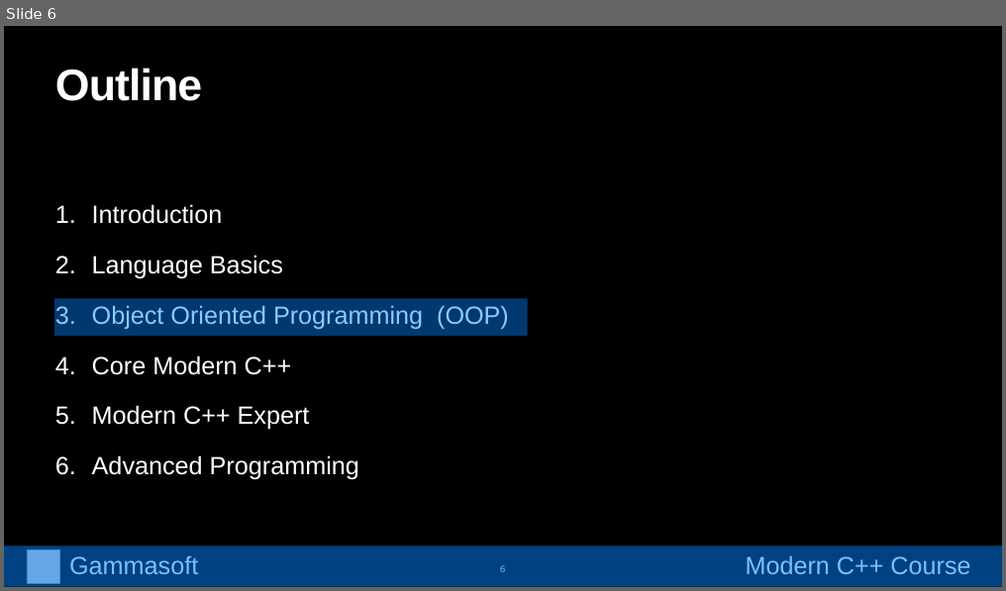
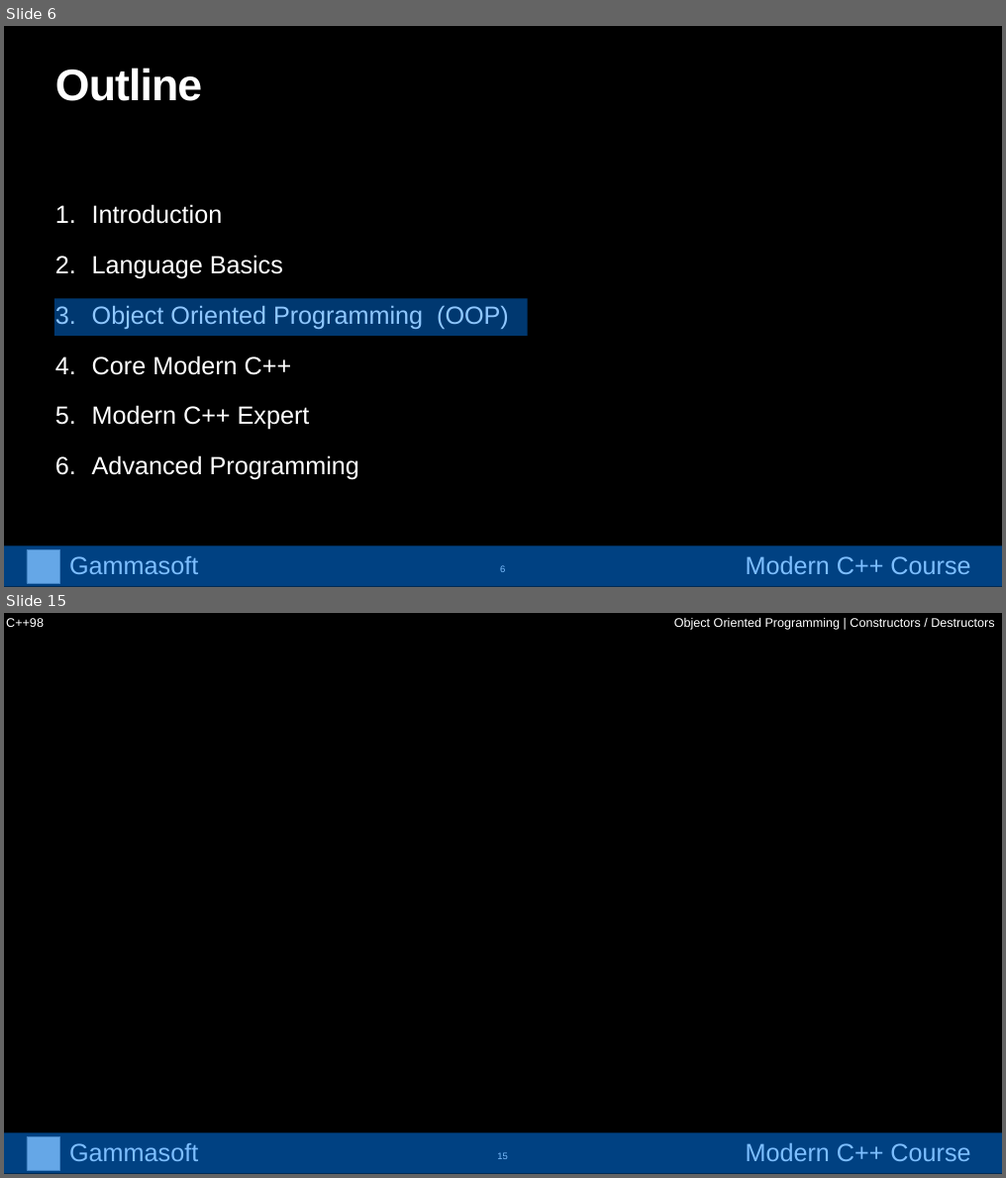
Before and after one commit to gammasoft71/cpp_modern_course, a slide deck: course/powerpoints/object_oriented_programming.pptx. Shown one above the other, each under a label of ours: slide 6 before the commit, slides 6 and 15 after it; the slides between them are not shown. The pictures are 1006x591 and 1006x1178 pixels, drawn with LibreOffice and Linux fonts; fonts in the diff are those of the drawing; grey boxes stand for pictures. Boxes give left, top, right and bottom in pixels: in the first picture for what was removed or moved away, otherwise in the second. Text is boxed around its words. In the diff, an @@ line names an element or a change of style, - is before the commit and + after.

```diff
--- a/course/powerpoints/object_oriented_programming.pptx
+++ b/course/powerpoints/object_oriented_programming.pptx
@@ slide 15 added at [4,613,1002,1174], background #000000 @@
@@ text added at [6,618,44,627], 24 pt, text #FFFFFF @@
+C++98
@@ text added at [674,618,994,630], 24 pt, text #FFFFFF @@
+Object Oriented Programming | Constructors / Destructors
@@ group added at [4,1133,1002,1174]: 2 texts, 1 picture, 1 rectangle @@
+Gammasoft
+Modern C++ Course
@@ page number added at [497,1153,508,1159], 18 pt, text #FFFFFF @@
+15
```
Also in this commit, not shown: 2 slides changed, 31 other slides added.
